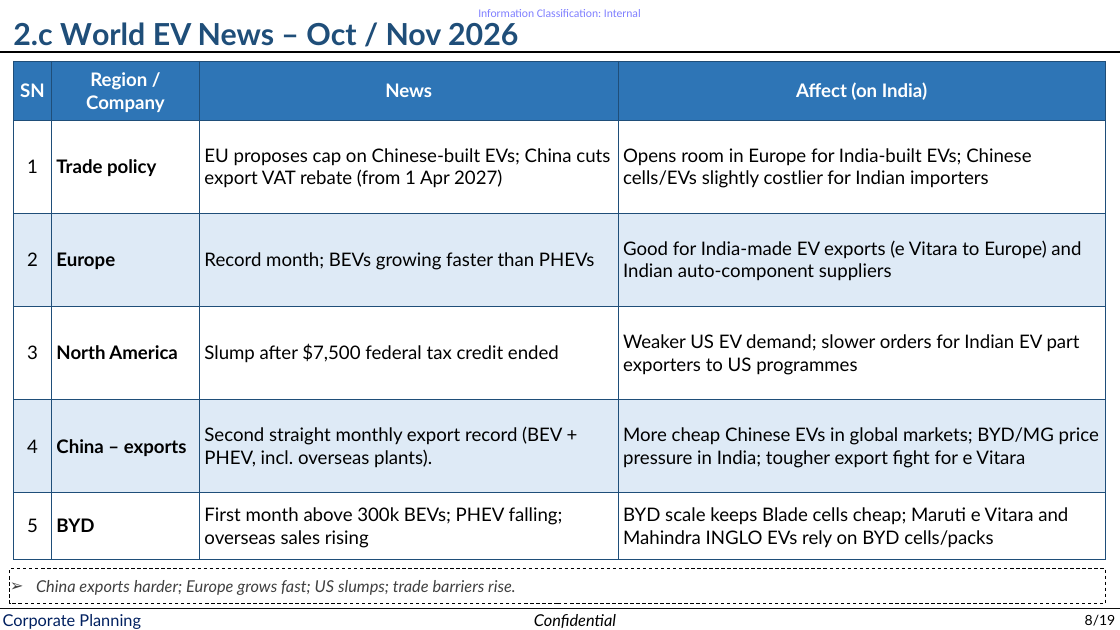
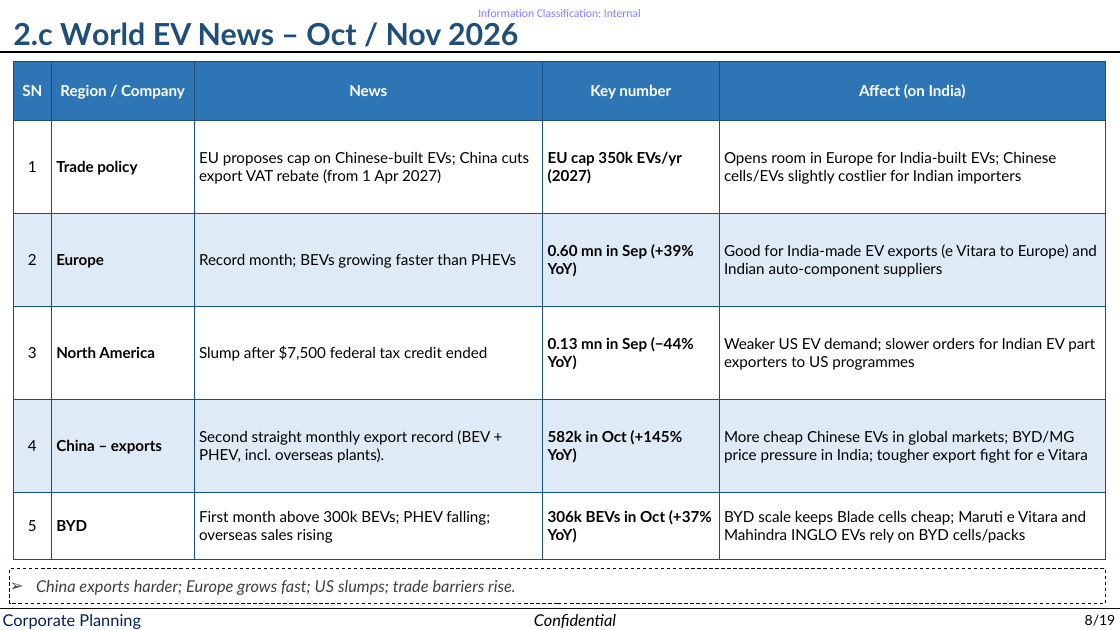
Before and after one commit to Crypto-ashish/bess, a slide deck: slide 8 of EV study 10nov.pptx. Drawn at 1120x630 pixels with LibreOffice and Linux fonts; fonts in the diff are those of the drawing. Boxes give left, top, right and bottom in pixels: in the first picture for what was removed or moved away, otherwise in the second. Text is boxed around its words. In the diff, an @@ line names an element or a change of style, - is before the commit and + after.

```diff
--- a/EV study 10nov.pptx
+++ b/EV study 10nov.pptx
@@ table at box(13, 61, 1106, 560) @@
+column 4: Key number | EU cap 350k EVs/yr (2027) | 0.60 mn in Sep (+39% YoY) | 0.13 mn in Sep (−44% YoY) | 582k in Oct (+145% YoY) | 306k BEVs in Oct (+37% YoY)
```
Also in this commit, not shown: 2 other slides changed.
